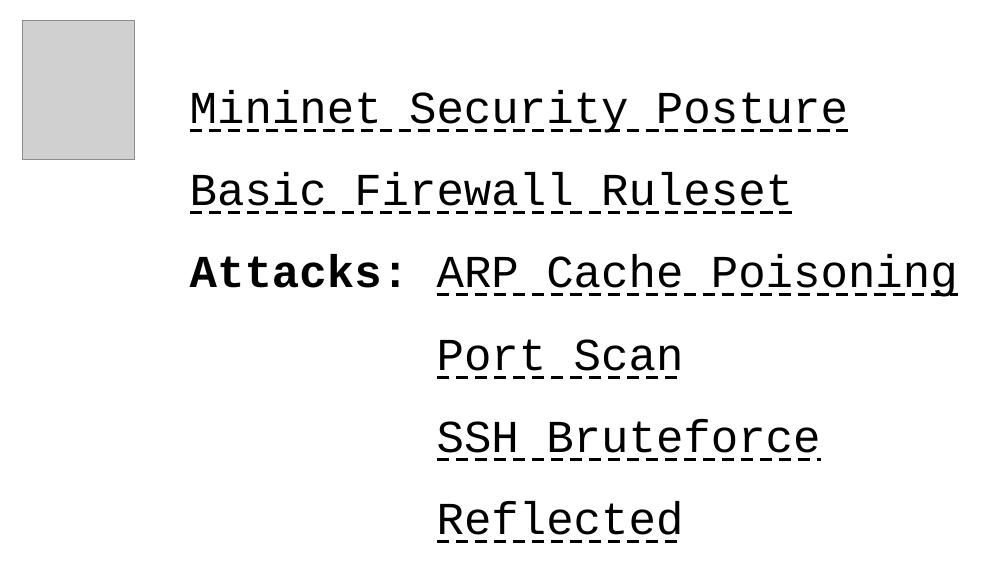
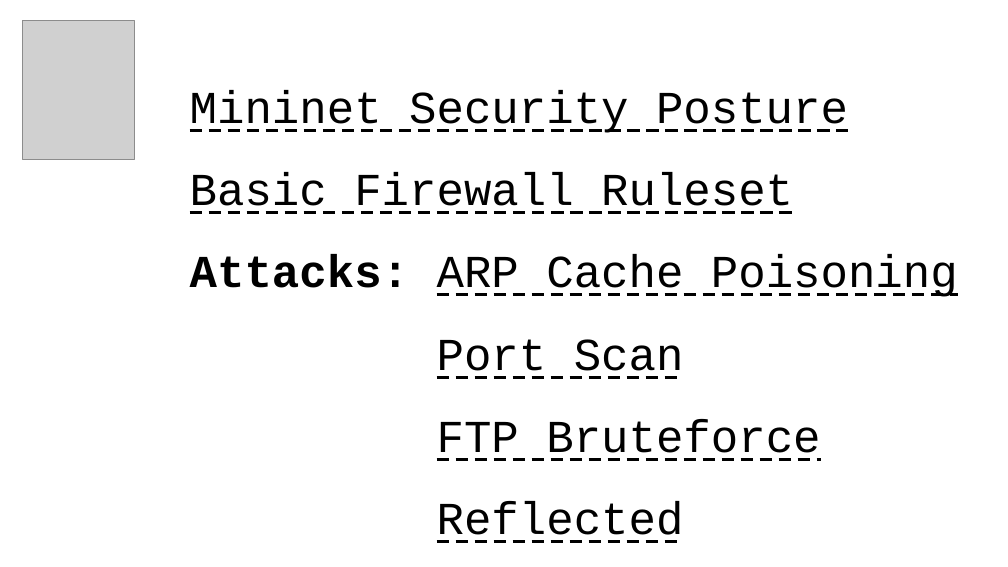
Before and after one commit to nottoBD/mininet-secops, a slide deck: slide 2 of slides_presentation_mininet-secops.odp. Drawn at 1008x567 pixels with LibreOffice and Linux fonts; fonts in the diff are those of the drawing; grey boxes stand for pictures. Boxes give left, top, right and bottom in pixels: in the first picture for what was removed or moved away, otherwise in the second. Text is boxed around its words. In the diff, an @@ line names an element or a change of style, - is before the commit and + after.

```diff
--- a/slides_presentation_mininet-secops.odp
+++ b/slides_presentation_mininet-secops.odp
@@ text at box(437, 419, 820, 461): text changed @@
-SSH Bruteforce
+FTP Bruteforce
```
Also in this commit, not shown: 3 other slides changed, 10 slides added.
